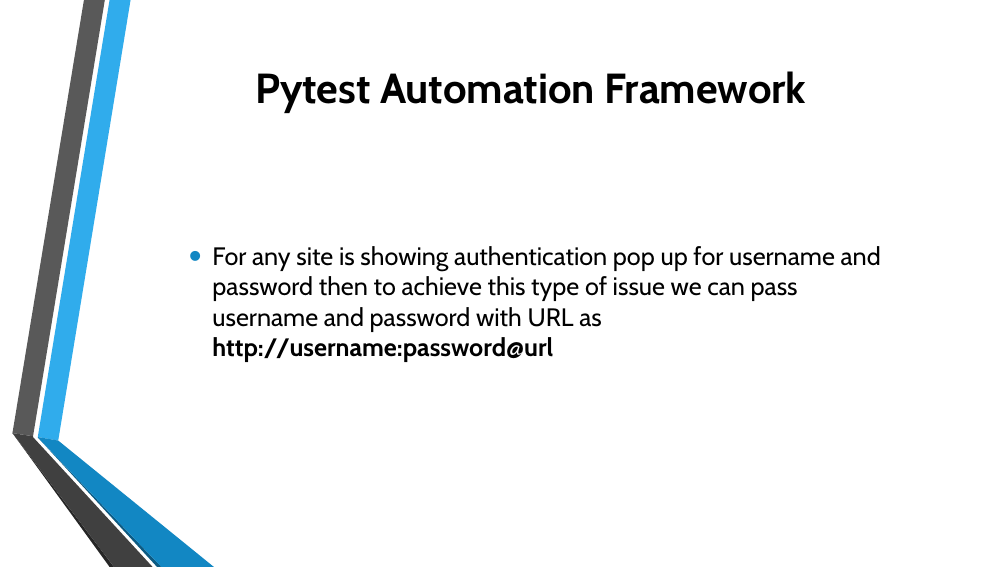
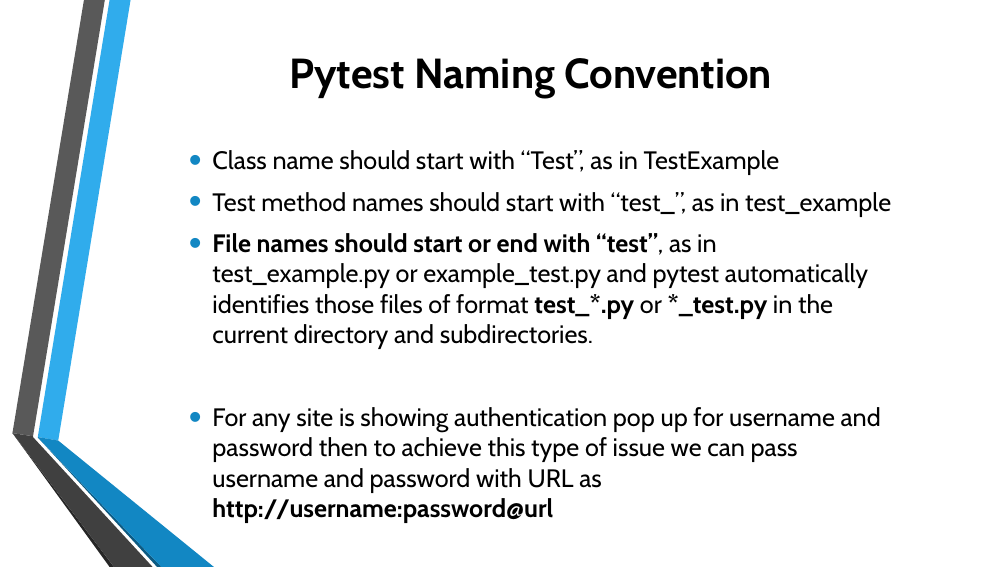
Before and after one commit to Pammugs/PyselAutomation, a slide deck: slide 10 of Selenium pytest framework.pptx (slide 9 before the commit). Drawn at 1008x567 pixels with LibreOffice and Linux fonts; fonts in the diff are those of the drawing; background and template pictures are left out. Boxes give left, top, right and bottom in pixels: in the first picture for what was removed or moved away, otherwise in the second. Text is boxed around its words. In the diff, an @@ line names an element or a change of style, - is before the commit and + after.

Commit message:
new file

```diff
--- a/Selenium pytest framework.pptx
+++ b/Selenium pytest framework.pptx
@@ title at (x1=289, y1=58, x2=773, y2=98): text changed @@
-Pytest Automation Framework
+Pytest Naming Convention
@@ text "Class name should start with ..." at (x1=212, y1=150, x2=891, y2=493): vertical alignment middle to top @@
@@ text at (x1=212, y1=150, x2=891, y2=349): paragraphs added @@
+• Class name should start with “Test”, as in TestExample
+• Test method names should start with “test_”, as in test_example
+• File names should start or end with “test”, as in test_example.py or example_test.py and pytest automatically identifies those files of format test_*.py or *_test.py in the current directory and subdirectories.
```
Also in this commit, not shown: 4 other slides changed, 2 slides added.
